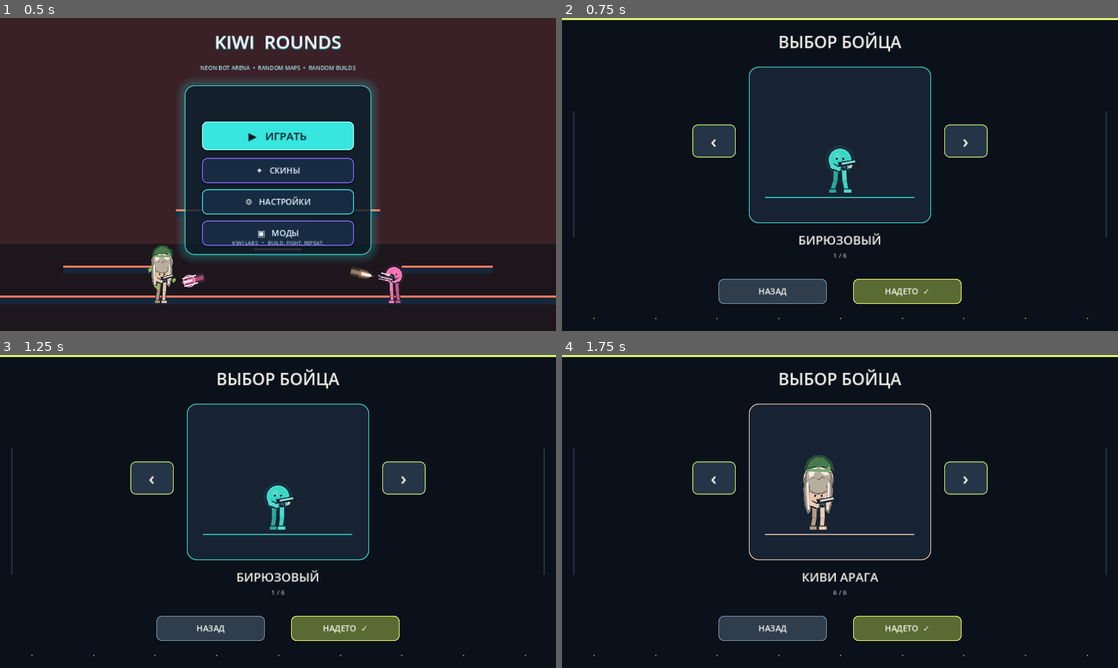
Above: before the commit, frames 1-4 (two rows, left to right).
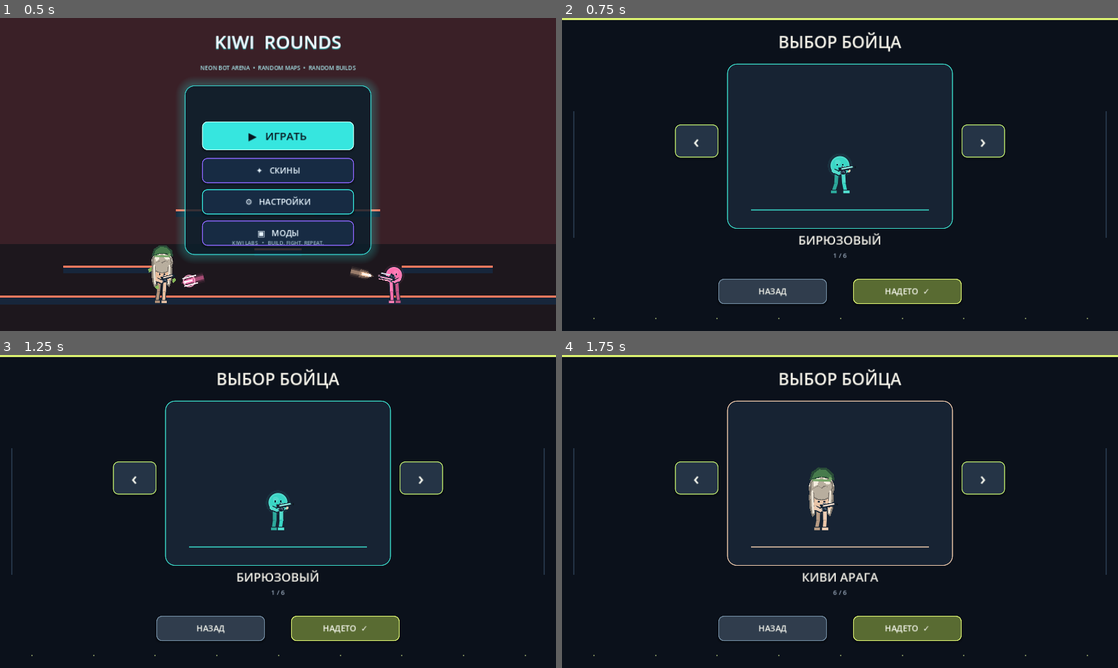
Above: after the commit, the same moments.

Repository: loslam-del/Kiwi-rounds
Game: Godot game, scene res://scenes/main.tscn
The game is run twice, just before and just after one commit, with the same random seed, the same clock (stepped at 60 frames per second) and the same inputs. Sound files missing from this copy of the repository are replaced by a short silence.
Inputs:
- Up to frame 1 (0.5 s): no input
- Up to frame 2 (0.75 s): click "✦ СКИНЫ" at 0.5 s
- Up to frame 3 (1.25 s): no input
- Up to frame 4 (1.75 s): click "‹" at 1.25 s

Frame 1 is identical in both runs. In frame 2, 2.7% of the frame differs, in the area x 20-80%, y 14-68%; in frame 3, 2.7%; in frame 4, 3.3%.

Commit message:
Improve skin preview and add visible health HUD

Diff:
--- a/scripts/main.gd
+++ b/scripts/main.gd
@@ -38,6 +38,10 @@
 var rival: ArenaPlayer
 var ui: Control
 var hud: Label
+var player_health_bar: ProgressBar
+var rival_health_bar: ProgressBar
+var player_health_text: Label
+var rival_health_text: Label
 var overlay: Control
 var game_controls: Control
 var skin_button: Button
@@ -506,6 +510,10 @@
     hud.add_theme_font_size_override("font_size",22)
     hud.add_theme_color_override("font_color",Color("#f4f7ff"))
     ui.add_child(hud)
+    player_health_bar = _create_health_bar(ui, Vector2(24, 68), Color("#55dfb0"))
+    rival_health_bar = _create_health_bar(ui, Vector2(956, 68), Color("#ff7c86"))
+    player_health_text = _create_health_label(ui, Vector2(24, 43), "ТЫ")
+    rival_health_text = _create_health_label(ui, Vector2(956, 43), "СОПЕРНИК")
     game_controls = Control.new()
     game_controls.set_anchors_and_offsets_preset(Control.PRESET_FULL_RECT)
     ui.add_child(game_controls)
@@ -556,6 +564,34 @@
     _apply_skin()
     _apply_control_layout()
     _apply_audio_settings()
+
+func _create_health_bar(parent: Control, at: Vector2, fill_color: Color) -> ProgressBar:
+    var bar := ProgressBar.new()
+    bar.position = at
+    bar.size = Vector2(300, 18)
+    bar.min_value = 0
+    bar.max_value = 100
+    bar.show_percentage = false
+    var bg := StyleBoxFlat.new()
+    bg.bg_color = Color("#111c2a", 0.94)
+    bg.set_corner_radius_all(8)
+    var fill := StyleBoxFlat.new()
+    fill.bg_color = fill_color
+    fill.set_corner_radius_all(8)
+    bar.add_theme_stylebox_override("background", bg)
+    bar.add_theme_stylebox_override("fill", fill)
+    parent.add_child(bar)
+    return bar
+
+func _create_health_label(parent: Control, at: Vector2, caption: String) -> Label:
+    var label := Label.new()
+    label.position = at
+    label.size = Vector2(300, 22)
+    label.text = caption
+    label.add_theme_font_size_override("font_size", 14)
+    label.add_theme_color_override("font_color", Color("#eaf2fb"))
+    parent.add_child(label)
+    return label
 
 func _request_reload() -> void:
     if online_in_match and not online_is_host:
@@ -1743,8 +1779,8 @@
     var skin_color := Color.from_string(str(skin.get("color", "#39d6c5")), Color("#39d6c5"))
 
     var preview_panel := Panel.new()
-    preview_panel.position = Vector2(430, 112)
-    preview_panel.size = Vector2(420, 360)
+    preview_panel.position = Vector2(380, 105)
+    preview_panel.size = Vector2(520, 380)
     var preview_style := StyleBoxFlat.new()
     preview_style.bg_color = Color("#172333")
     preview_style.border_color = skin_color
@@ -1755,13 +1791,13 @@
 
     var preview_area := Control.new()
     preview_area.position = Vector2(10, 10)
-    preview_area.size = Vector2(400, 340)
-    preview_area.clip_contents = true
+    preview_area.size = Vector2(500, 360)
+    preview_area.clip_contents = false
     preview_panel.add_child(preview_area)
 
     var floor_line := ColorRect.new()
-    floor_line.position = Vector2(28, 290)
-    floor_line.size = Vector2(344, 3)
+    floor_line.position = Vector2(45, 325)
+    floor_line.size = Vector2(410, 3)
     floor_line.color = Color(skin_color, 0.75)
     preview_area.add_child(floor_line)
 
@@ -1770,8 +1806,8 @@
     fighter.skin_style = str(skin.get("style", "default"))
     fighter.facing = 1.0
     fighter.aim_input = Vector2(0.85, -0.16)
-    fighter.position = Vector2(200, 225)
-    fighter.scale = Vector2(1.4, 1.4)
+    fighter.position = Vector2(250, 235)
+    fighter.scale = Vector2(1.18, 1.18)
     fighter.set_physics_process(false)
     fighter.set_process(false)
     fighter.z_index = 2
@@ -1795,12 +1831,12 @@
     count_label.add_theme_color_override("font_color", Color("#9baabd"))
     shade.add_child(count_label)
 
-    var previous := _add_button("‹", Vector2(300, 245), Vector2(100, 76), shade)
+    var previous := _add_button("‹", Vector2(260, 245), Vector2(100, 76), shade)
     previous.add_theme_font_size_override("font_size", 42)
     previous.add_theme_stylebox_override("normal", _menu_button_style(Color("#253446"), Color("#b9e36c")))
     previous.pressed.connect(_select_skin.bind(posmod(skin_index - 1, skins.size())))
 
-    var next := _add_button("›", Vector2(880, 245), Vector2(100, 76), shade)
+    var next := _add_button("›", Vector2(920, 245), Vector2(100, 76), shade)
     next.add_theme_font_size_override("font_size", 42)
     next.add_theme_stylebox_override("normal", _menu_button_style(Color("#253446"), Color("#b9e36c")))
     next.pressed.connect(_select_skin.bind(posmod(skin_index + 1, skins.size())))
@@ -2505,12 +2541,26 @@
     var arena_name := "АРЕНА"
     if not all_maps.is_empty():
         arena_name = str(all_maps[clampi(map_index, 0, all_maps.size() - 1)].get("name", "АРЕНА"))
+    if is_instance_valid(player_health_bar):
+        player_health_bar.max_value = player.max_health
+        player_health_bar.value = player.health
+        player_health_bar.visible = phase == "fight"
+    if is_instance_valid(player_health_text):
+        player_health_text.text = "ТЫ  %d / %d HP" % [player.health, player.max_health]
+        player_health_text.visible = phase == "fight"
+    if is_instance_valid(rival_health_bar):
+        rival_health_bar.max_value = rival.max_health
+        rival_health_bar.value = rival.health
+        rival_health_bar.visible = phase == "fight" and game_mode != "training"
+    if is_instance_valid(rival_health_text):
+        rival_health_text.text = "БОТ  %d / %d HP" % [rival.health, rival.max_health]
+        rival_health_text.visible = phase == "fight" and game_mode != "training"
     if game_mode == "training":
-        hud.text = "ТРЕНИРОВКА  •  " + arena_name + "     HP %d/%d" % [player.health,player.max_health]
+        hud.text = "ТРЕНИРОВКА  •  " + arena_name
     elif game_mode == "online":
         hud.text = "%s     РАУНД %d     ТЫ  %d : %d  СОПЕРНИК" % [arena_name,round_index,score_player,score_bot]
     else:
-        hud.text = "%s     РАУНД %d     ТЫ  %d : %d  CPU     HP %d/%d" % [arena_name,round_index,score_player,score_bot,player.health,player.max_health]
+        hud.text = "%s     РАУНД %d     ТЫ  %d : %d  CPU" % [arena_name,round_index,score_player,score_bot]
 
 func _show_training_round_end() -> void:
     _show_panel("РАУНД ЗАВЕРШЁН",[
